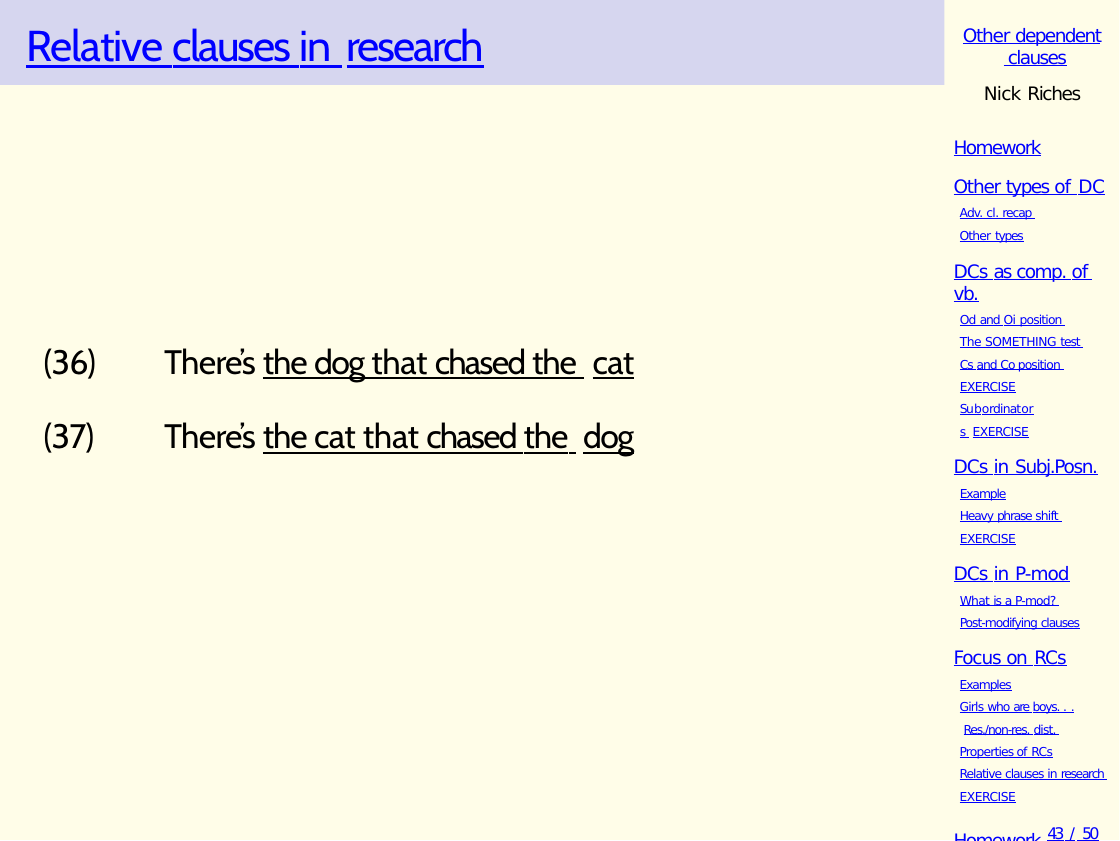
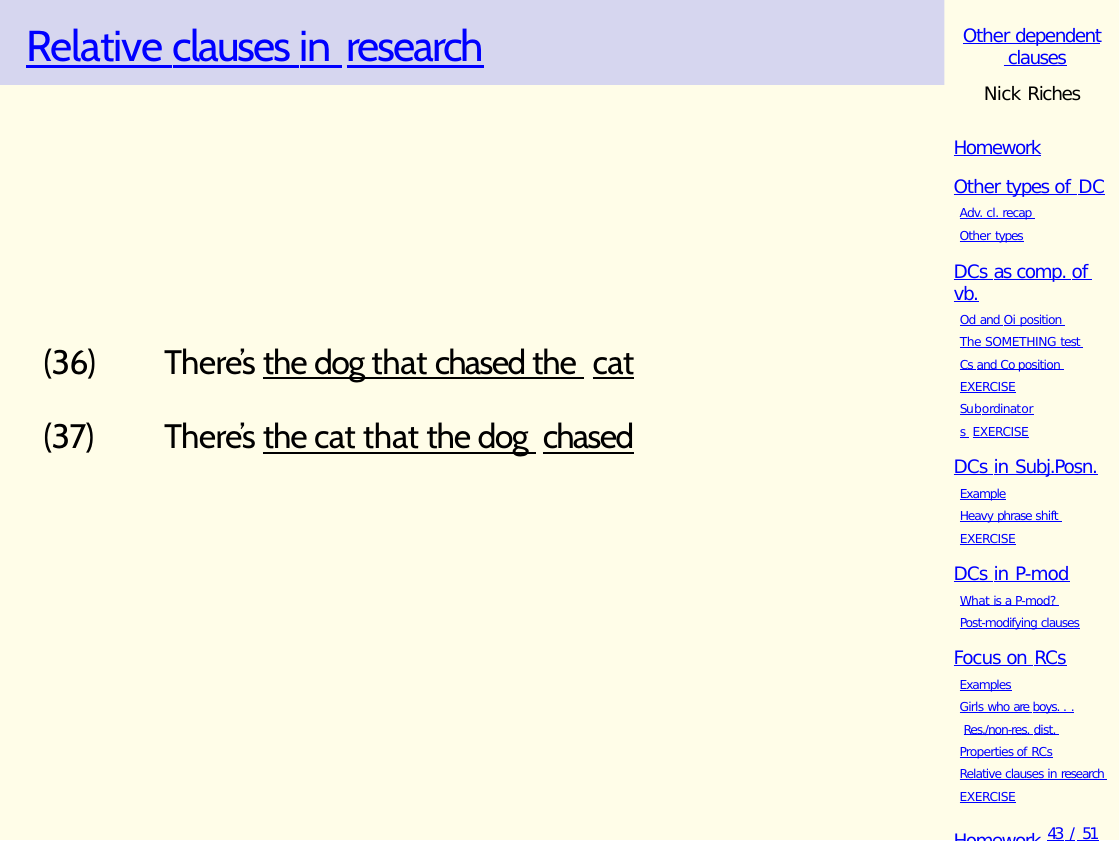
Before and after one commit to nickriches/Linguistics_course, a slide deck: slide 58 of docs/slides - PPTX/16 - Other types of dependent clauses.pptx. Drawn at 1120x841 pixels with LibreOffice and Linux fonts; fonts in the diff are those of the drawing; background and template pictures are left out. Boxes give left, top, right and bottom in pixels: in the first picture for what was removed or moved away, otherwise in the second. Text is boxed around its words. In the diff, an @@ line names an element or a change of style, - is before the commit and + after.

```diff
--- a/docs/slides - PPTX/16 - Other types of dependent clauses.pptx
+++ b/docs/slides - PPTX/16 - Other types of dependent clauses.pptx
@@ text at [164,422,634,456]: text changed @@
-There’s the cat that chased the dog
+There’s the cat that the dog chased
@@ text at [1047,827,1099,841]: text changed @@
-Homework 43 / 50
+Homework 43 / 51
```
Also in this commit, not shown: 69 other slides changed, 1 slide added, 5 other files.
